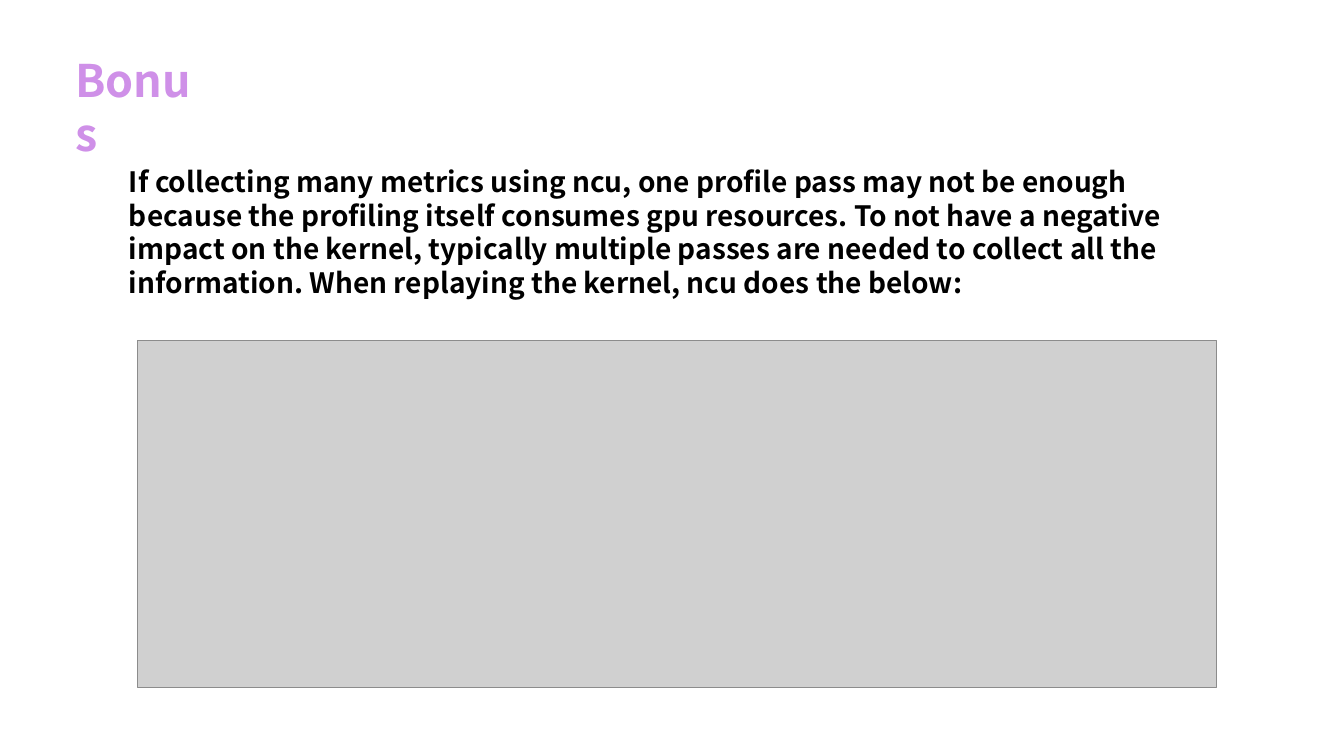
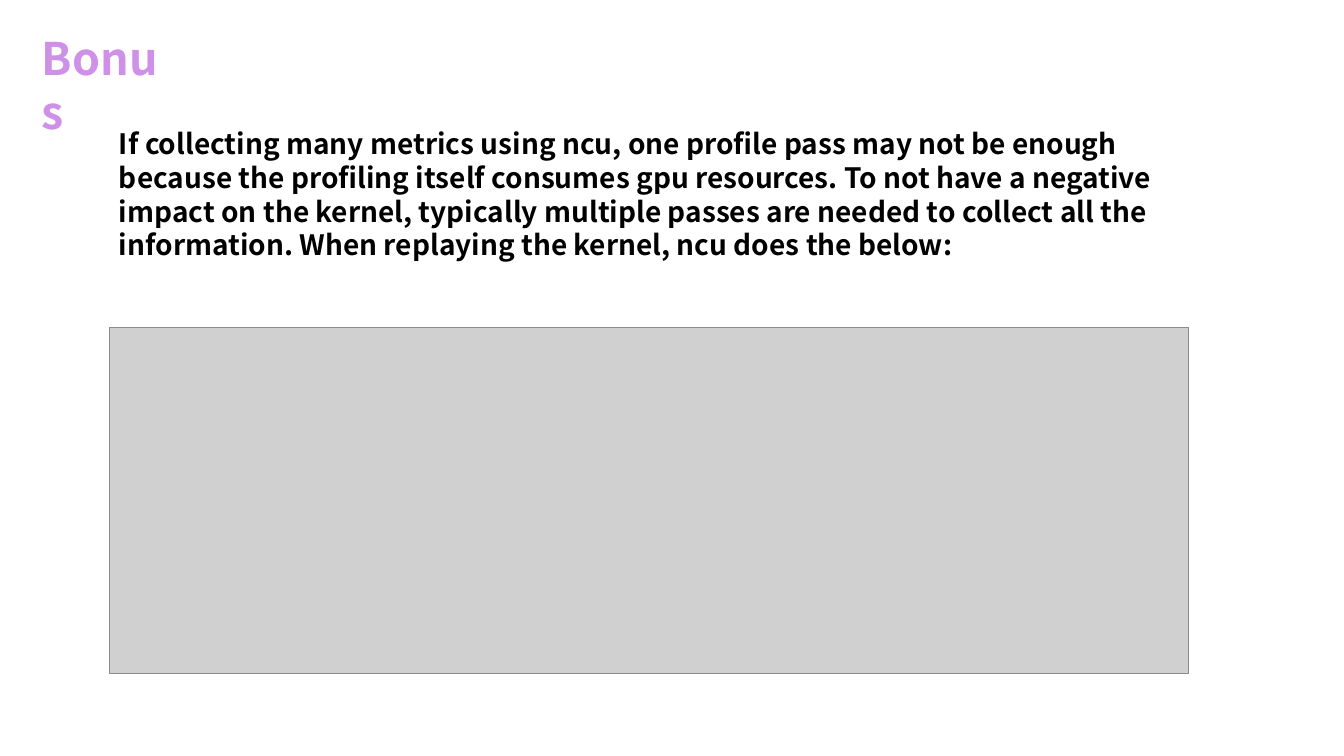
Before and after one commit to InhabitancyCocoon/feather_gemm, a slide deck: slide 52 of docs/presentation.pptx (slide 49 before the commit). Drawn at 1344x756 pixels with LibreOffice and Linux fonts; fonts in the diff are those of the drawing; grey boxes stand for pictures. Boxes give left, top, right and bottom in pixels: in the first picture for what was removed or moved away, otherwise in the second. Text is boxed around its words. In the diff, an @@ line names an element or a change of style, - is before the commit and + after.

```diff
--- a/docs/presentation.pptx
+++ b/docs/presentation.pptx
@@ text "Bonus": place and size @@
-text "Bonus" at <box>66,47,220,112</box>
+text "Bonus" at <box>32,26,187,91</box>
@@ text "If collecting many metrics using ...": place and size @@
-text "If collecting many metrics using ..." at <box>129,169,1161,300</box>
+text "If collecting many metrics using ..." at <box>119,131,1151,262</box>
@@ picture: place and size @@
-picture at <box>137,341,1217,688</box>
+picture at <box>109,328,1189,675</box>
```
Also in this commit, not shown: 17 other slides changed, 3 slides added, 2 other files.
